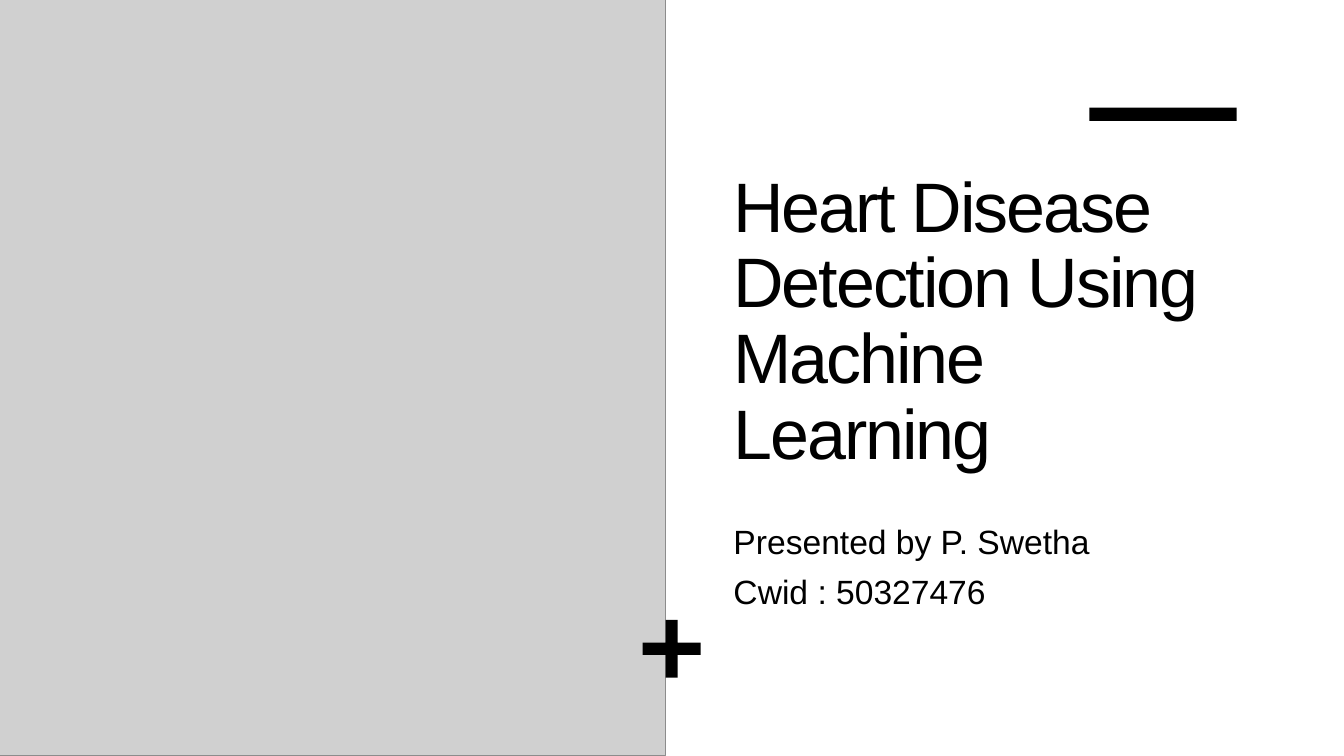
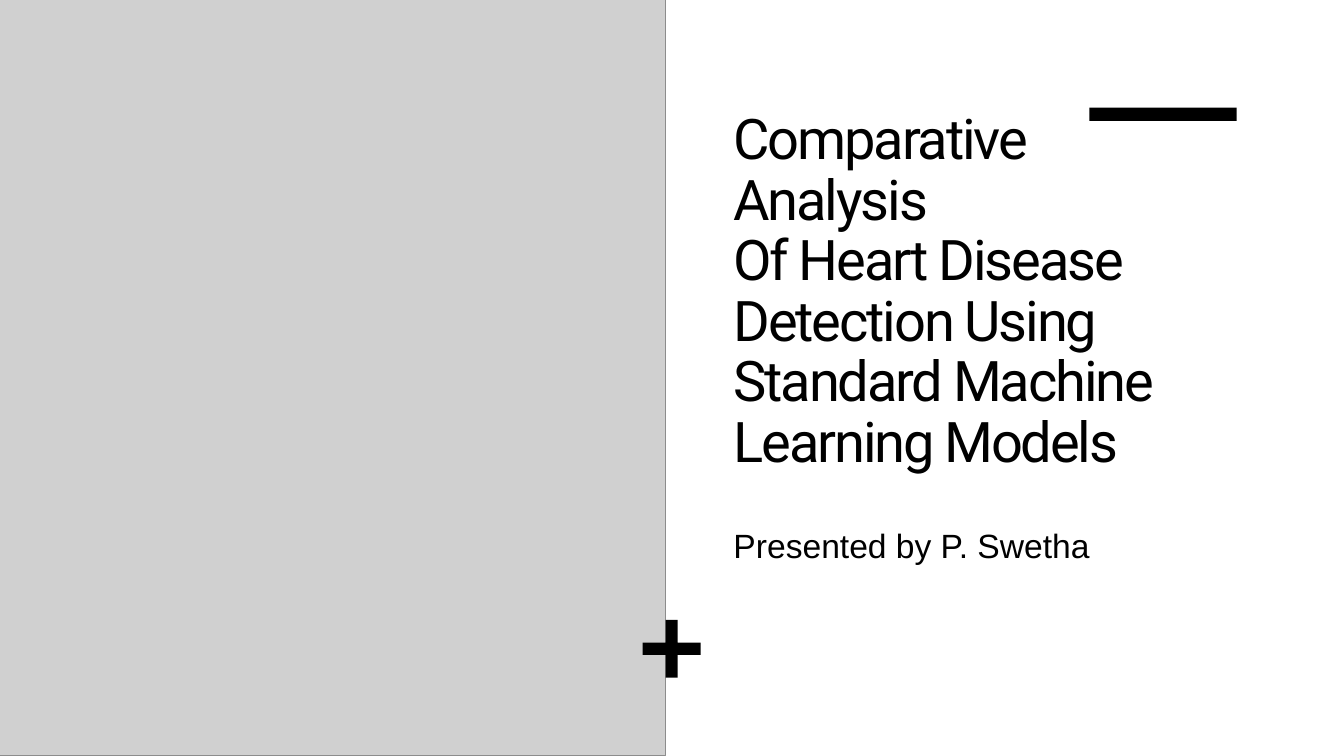
Before and after one commit to csci595-research-lit-spring-2024/595-class-project-spring-2024-swetha-22, a slide deck: slide 1 of presentations/Heart Disease Detection Using Machine Learning Colors.pptx. Drawn at 1344x756 pixels with LibreOffice and Linux fonts; fonts in the diff are those of the drawing; grey boxes stand for pictures. Boxes give left, top, right and bottom in pixels: in the first picture for what was removed or moved away, otherwise in the second. Text is boxed around its words. In the diff, an @@ line names an element or a change of style, - is before the commit and + after.

Commit message:
Updated the PPT

```diff
--- a/presentations/Heart Disease Detection Using Machine Learning Colors.pptx
+++ b/presentations/Heart Disease Detection Using Machine Learning Colors.pptx
@@ title at (x1=733, y1=169, x2=1154, y2=474): text changed; size 50 to 40 pt; font Arial to Roboto @@
-Heart Disease Detection Using Machine Learning
+Comparative Analysis
+Of Heart Disease Detection Using Standard Machine Learning Models
@@ subtitle "Presented by P. Swetha" at (x1=733, y1=533, x2=1089, y2=565): line spacing 0.9 to 1 @@
@@ subtitle at (x1=733, y1=579, x2=985, y2=605): paragraph removed @@
-Cwid : 50327476
```
Also in this commit, not shown: 2 other files.
